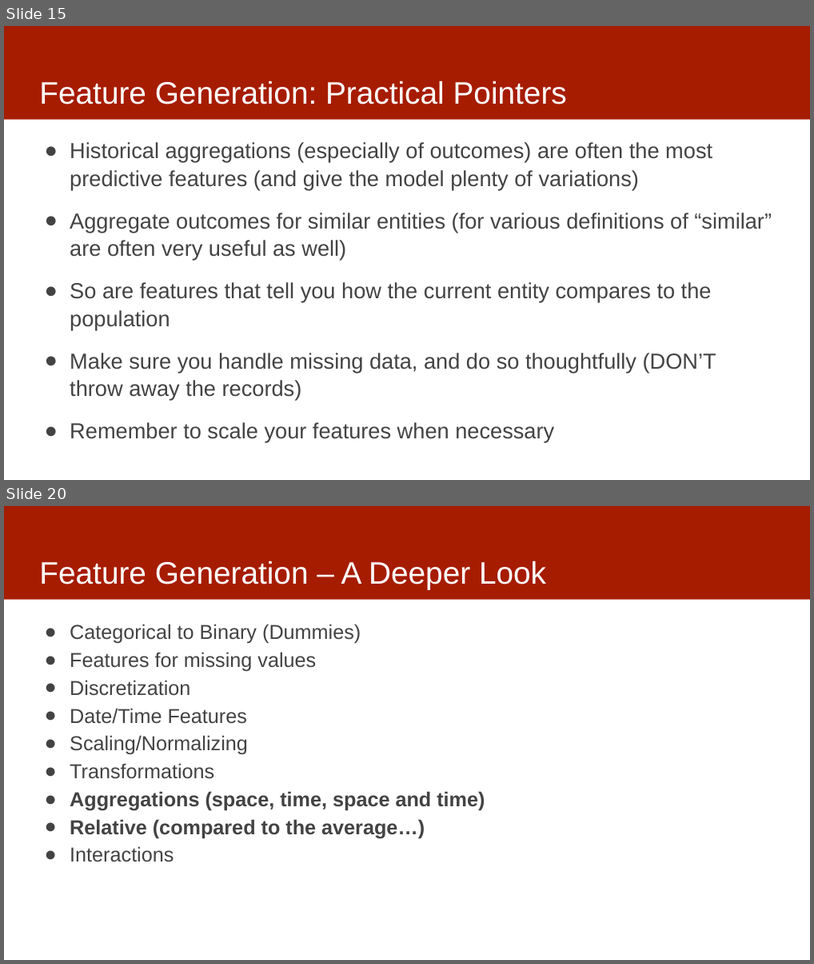
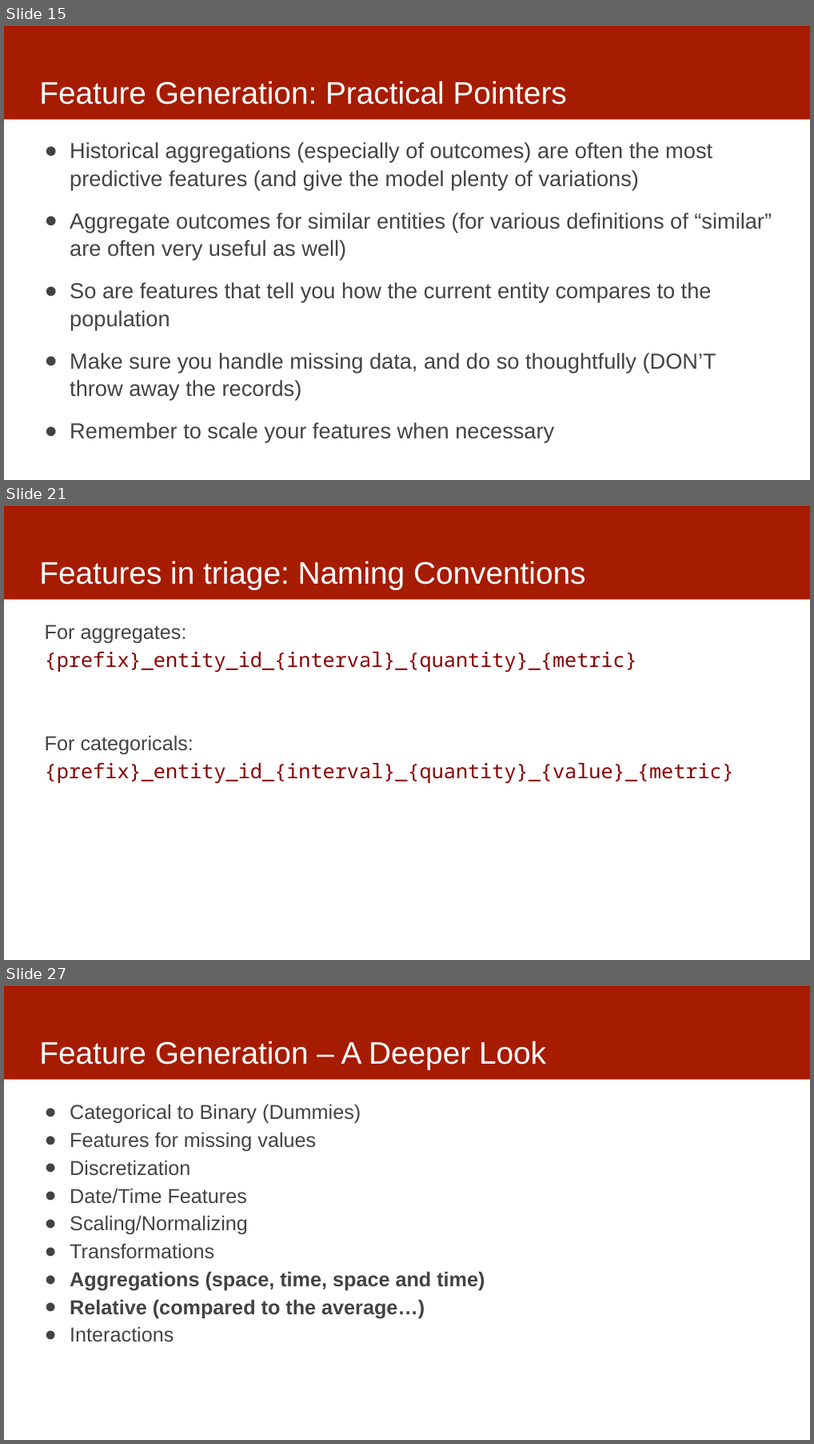
Before and after one commit to dssg/mlforpublicpolicylab, a slide deck: Lectures/12-features-and-imputation.pptx. Shown one above the other, each under a label of ours: slides 15 and 20 before the commit, slides 15, 21 and 27 after it; the slides between them are not shown. The pictures are 814x964 and 814x1444 pixels, drawn with LibreOffice and Linux fonts; fonts in the diff are those of the drawing. Boxes give left, top, right and bottom in pixels: in the first picture for what was removed or moved away, otherwise in the second. Text is boxed around its words. In the diff, an @@ line names an element or a change of style, - is before the commit and + after.

```diff
--- a/Lectures/12-features-and-imputation.pptx
+++ b/Lectures/12-features-and-imputation.pptx
@@ slide 21 added at [4, 506, 810, 960], background #FFFFFF; not listed: 1 template element that a slide beside it also shows @@
@@ title added at [39, 561, 586, 590], 37 pt, text #FFFFFF @@
+Features in triage: Naming Conventions
@@ text added at [45, 624, 734, 783], 24 pt, text #8A0002 @@
+For aggregates:
+{prefix}_entity_id_{interval}_{quantity}_{metric}
+For categoricals:
+{prefix}_entity_id_{interval}_{quantity}_{value}_{metric}
@@ what was slide 20 is now slide 27 @@
```
Also in this commit, not shown: 3 slides changed, 6 other slides added, 1 other file.
